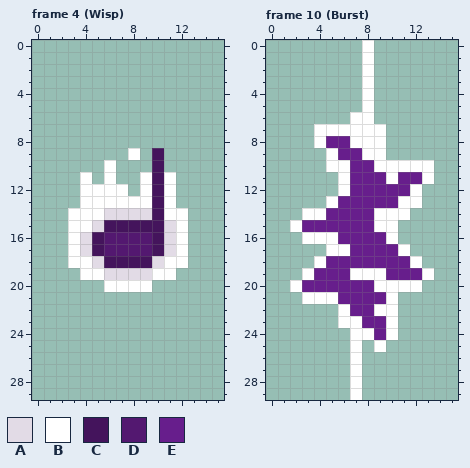
File history of a pixel-art file, Amity Chain (Art Files)/Digital Art/Sprites/Effects and UI/FayeWisp.aseprite. This is how it looked before the edit.
16x30 pixels, 16 frames. Colours within 5 levels of each other are drawn and written as one. Shown: frame 4 (Wisp), frame 10 (Burst).
Palette (. is transparent): A #e2dbe6  B #ffffff  C #44145c  D #531870  E #671e8c
The result:
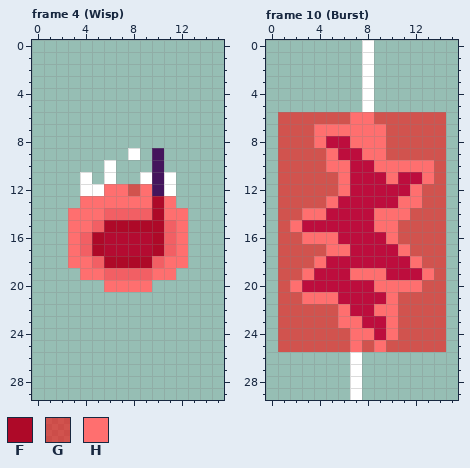
Colours new in this view: F #ae0928  G #ff000090  H #ff6f6f
The exact change:
layer "Hitbox" added
colour A: #e2dbe6 -> #f25f64
colour D: #531870 -> #b40b31
colour E: #671e8c -> #bd0d3d
Frame 4 (Wisp), layer "Hitbox":
y 12: x 6..9 BB.B -> HHGH
y 13: x 4..11 BBBBBBCB -> HHHHHHFH
y 14: x 3..5 BBB -> HHH; x 10..12 CBB -> FHH
y 15: x 3..4 BB -> HH; x 6..10 CCCCC -> FFFFF; x 12 B -> H
y 16..17: x 3 B -> H; x 5 C -> F; x 10 C -> F; x 12 B -> H
y 18: x 3..4 BB -> HH; x 6..9 CCCC -> FFFF; x 11..12 BB -> HH
y 19: x 4..5 BB -> HH; x 10..11 BB -> HH
y 20: x 6..9 BBBB -> HHHH
Frame 10 (Burst), layer "Hitbox":
y 6: x 1..14 ......BB...... -> GGGGGGHHGGGGGG
y 7: x 1..14 ...BBBBBB..... -> GGGHHHHHHGGGGG
y 8: x 1..4 ...B -> GGGH; x 7..14 BBB..... -> HHHGGGGG
y 9: x 1..5 ....B -> GGGGH; x 8..14 BB..... -> HHGGGGG
y 10: x 1..6 ....BB -> GGGGHH; x 9..14 BBBBB. -> HHHHHG
y 11: x 1..6 .....B -> GGGGGH; x 10 B -> H; x 13..14 B. -> HG
y 12: x 1..6 .....B -> GGGGGH; x 12..14 B.. -> HGG
y 13: x 1..5 ....B -> GGGGH; x 11..14 BB.. -> HHGG
y 14: x 1..4 ..BB -> GGHH; x 9..14 BBB... -> HHHGGG
y 15: x 1..2 .B -> GH; x 9..14 BB.... -> HHGGGG
y 16: x 1..5 ..BBB -> GGHHH; x 10..14 B.... -> HGGGG
y 17: x 1..6 ....BB -> GGGGHH; x 11..14 B... -> HGGG
y 18: x 1..4 ...B -> GGGH; x 12..14 B.. -> HGG
y 19: x 1..3 ..B -> GGH; x 7..9 BBB -> HHH; x 13..14 B. -> HG
y 20: x 1..2 .B -> GH; x 9..14 BBBB.. -> HHHHGG
y 21: x 1..5 ..BBB -> GGHHH; x 10..14 B.... -> HGGGG
y 22: x 1..6 .....B -> GGGGGH; x 9..14 BB.... -> HHGGGG
y 23: x 1..7 .....BB -> GGGGGHH; x 10..14 B.... -> HGGGG
y 24: x 1..8 ......BB -> GGGGGGHH; x 10..14 B.... -> HGGGG
y 25: x 1..14 ......B.B..... -> GGGGGGHGHGGGGG
